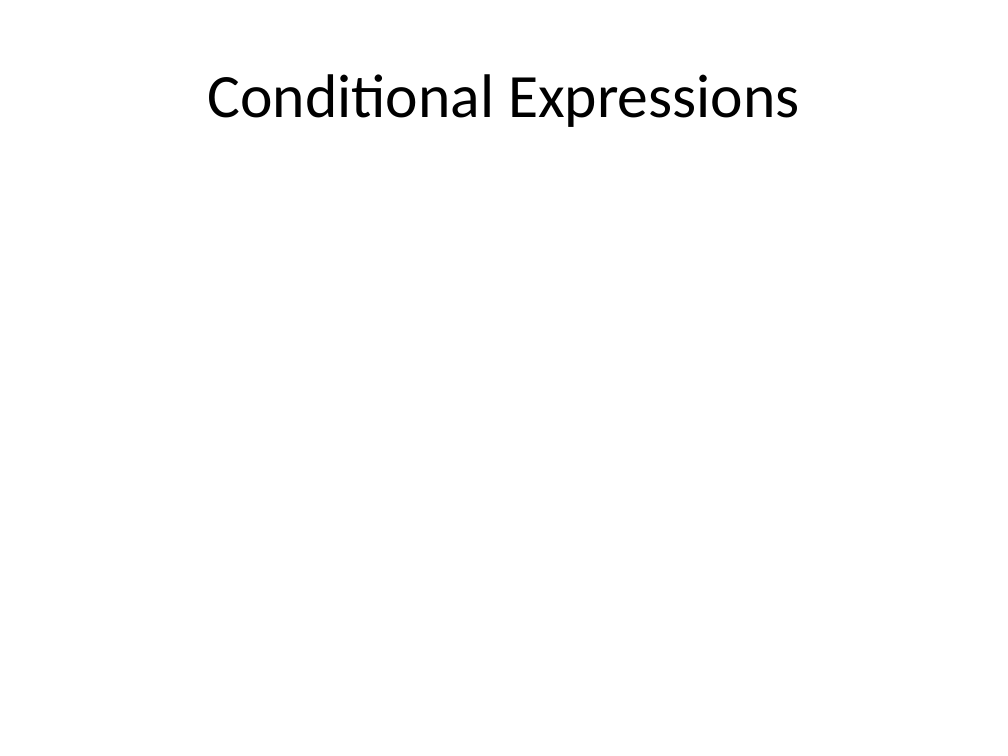
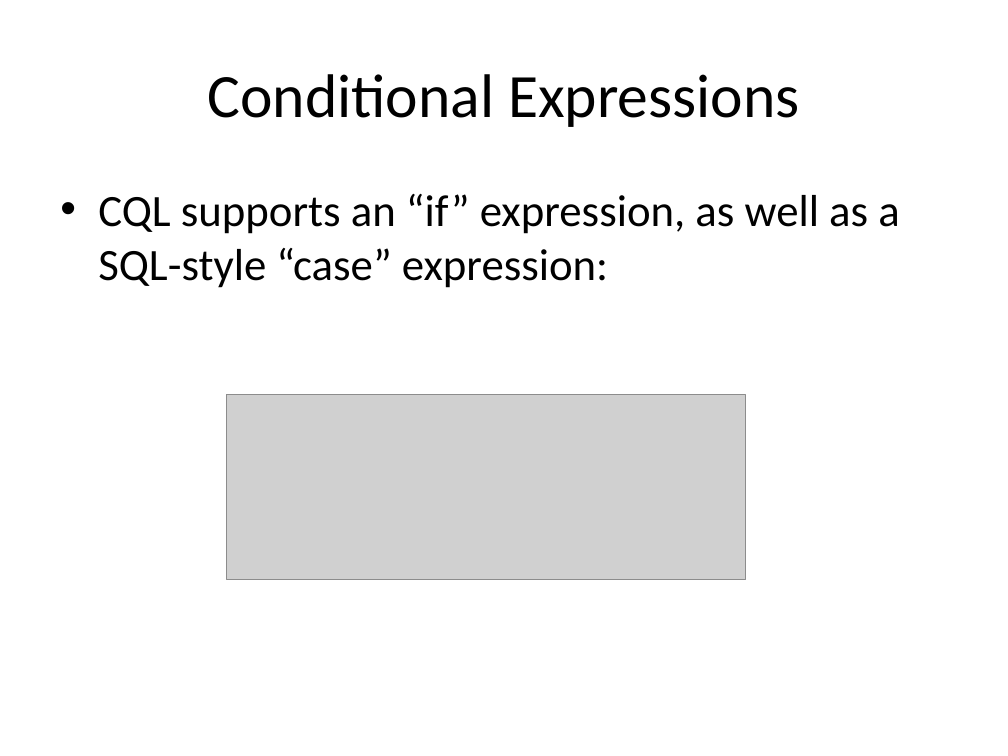
Before and after one commit to cqframework/OneModel, a slide deck: slide 22 of CQL/Documents/CQL_Technical_Introduction_20140604.pptx (slide 18 before the commit). Drawn at 1008x756 pixels with LibreOffice and Linux fonts; fonts in the diff are those of the drawing; grey boxes stand for pictures. Boxes give left, top, right and bottom in pixels: in the first picture for what was removed or moved away, otherwise in the second. Text is boxed around its words. In the diff, an @@ line names an element or a change of style, - is before the commit and + after.

Commit message:
Grammar fixes and changes to support translation. Example updates and additions.

```diff
--- a/CQL/Documents/CQL_Technical_Introduction_20140604.pptx
+++ b/CQL/Documents/CQL_Technical_Introduction_20140604.pptx
@@ text added at [98, 194, 899, 288], 32 pt, text #000000 @@
+• CQL supports an “if” expression, as well as a SQL-style “case” expression:
@@ picture added at [227, 395, 746, 580] @@
```
Also in this commit, not shown: 17 other slides changed, 6 slides added, 2 slides removed, 17 other files.
